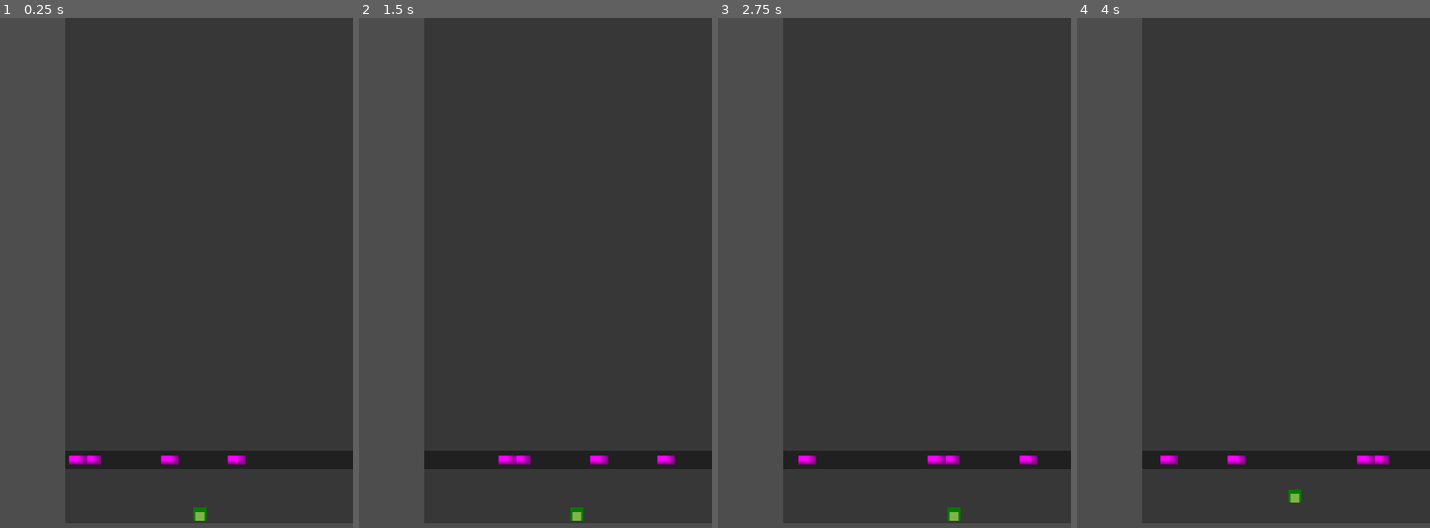
Above: before the commit, frames 1-4 (left to right).
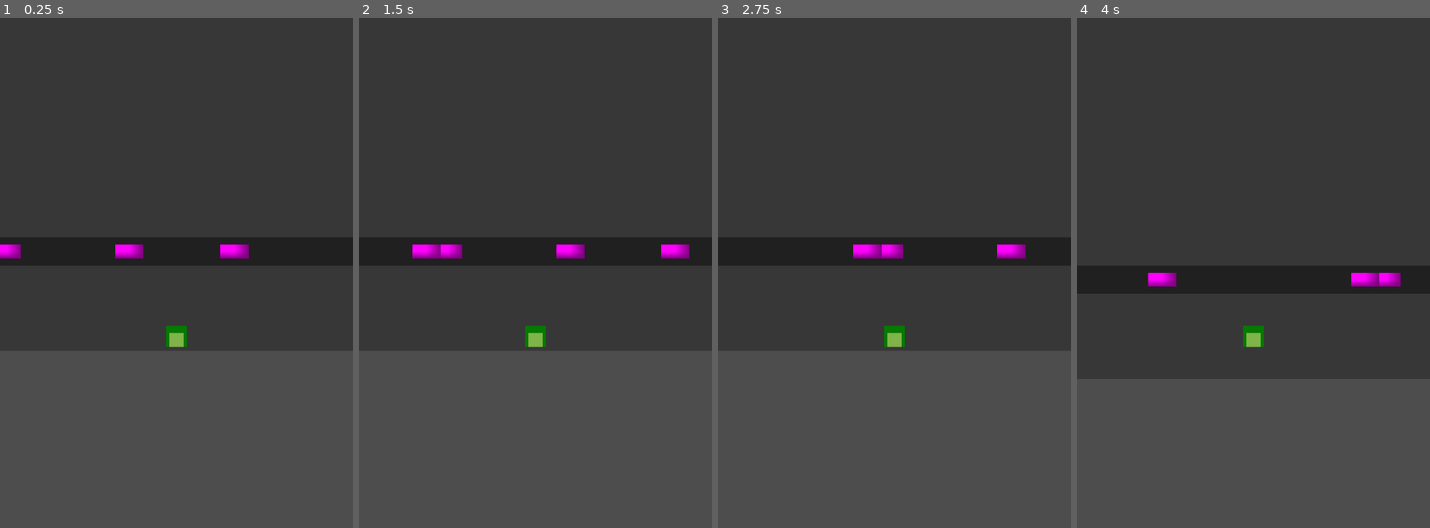
Above: after the commit, the same moments.

Repository: fredchien3/20-game-challenge
Game: Godot game, scene res://scenes/main.tscn
Same seed, same stepped clock (60 frames per second), same inputs: the game is played once before the commit and once after it.
Inputs:
- Up to frame 1 (0.25 s): no input
- Up to frame 2 (1.5 s): tap Enter at 0.5 s; hold Right (move_right) 0.53-1.28 s; tap Space at 1.25 s; hold S (move_down) from 1.28 s (still down)
- Up to frame 3 (2.75 s): tap Enter at 2 s; release S (move_down) at 2.03 s; hold Right (move_right) from 2.03 s (still down)
- Up to frame 4 (4 s): tap Space at 2.75 s; release Right (move_right) at 2.78 s; hold W (move_up) 2.78-3.53 s; tap Enter at 3.5 s; hold A (move_left) from 3.53 s (still down)

The runs differ from the first frame. In frame 1, 4.8% of the frame differs, in the area x 0-100%, y 42-99%; in frame 2, 5.1%; in frame 3, 5.0%; in frame 4, 5.0%.

Commit message:
Implement frog collision, death :(

Diff:
--- a/3--frogger/project.godot
+++ b/3--frogger/project.godot
@@ -47,3 +47,7 @@
 , Object(InputEventKey,"resource_local_to_scene":false,"resource_name":"","device":-1,"window_id":0,"alt_pressed":false …(186 unchanged characters)…
 ]
 }
+
+[layer_names]
+
+2d_physics/layer_1="frog"
--- a/3--frogger/scenes/camera.gd
+++ b/3--frogger/scenes/camera.gd
@@ -3,9 +3,10 @@
 
 # Called when the node enters the scene tree for the first time.
 func _ready() -> void:
-	limit_top = 0
-	limit_left = 0
-	var background = get_tree().get_first_node_in_group("background")
-	var background_size = background.get_rect().size
-	limit_right = background_size.x
-	limit_bottom = background_size.y
+	pass
+	#limit_top = 0
+	#limit_left = 0
+	#var background = get_tree().get_first_node_in_group("background")
+	#var background_size = background.get_rect().size
+	#limit_right = background_size.x
+	#limit_bottom = background_size.y
--- a/3--frogger/scenes/car.gd
+++ b/3--frogger/scenes/car.gd
@@ -1,10 +1,12 @@
-extends StaticBody2D
+extends Area2D
+
+signal frog_hit(frog)
 
 const SPEED = 200.0
 
 # Called when the node enters the scene tree for the first time.
 func _ready() -> void:
-	pass # Replace with function body.
+	add_to_group("cars")
 
 # Called every frame. 'delta' is the elapsed time since the previous frame.
 func _process(delta: float) -> void:
@@ -13,3 +15,6 @@
 	var background = get_tree().get_first_node_in_group("background")
 	if !Utils.in_bounds(position, background.get_rect().size):
 		position.x = 0
+
+func _on_body_entered(frog: Node2D) -> void:
+	frog_hit.emit(frog)
--- a/3--frogger/scenes/car.tscn
+++ b/3--frogger/scenes/car.tscn
@@ -7,7 +7,8 @@
 [sub_resource type="RectangleShape2D" id="RectangleShape2D_6c0se"]
 size = Vector2(64, 32)
 
-[node name="Car" type="StaticBody2D"]
+[node name="Car" type="Area2D"]
+collision_layer = 0
 script = ExtResource("1_c35m8")
 
 [node name="Sprite2D" type="Sprite2D" parent="."]
@@ -16,3 +17,5 @@
 
 [node name="CollisionShape2D" type="CollisionShape2D" parent="."]
 shape = SubResource("RectangleShape2D_6c0se")
+
+[connection signal="body_entered" from="." to="." method="_on_body_entered"]
--- a/3--frogger/scenes/frog.gd
+++ b/3--frogger/scenes/frog.gd
@@ -1,6 +1,11 @@
 extends CharacterBody2D
 
+var alive = true
+
 func _process(_delta: float) -> void:
+	if alive == false:
+		return
+
 	var new_pos = position
 	if Input.is_action_just_pressed("move_left"):
 		new_pos.x -= 64
@@ -14,3 +19,9 @@
 	var background = get_tree().get_first_node_in_group("background")
 	if Utils.in_bounds(new_pos, background.get_rect().size):
 		position = new_pos
+
+func die() -> void:
+	print("Ribbit... I'm dead")
+	alive = false
+	$ColorRect.color = "red"
+	$ColorRect/ColorRect2.color = "pink"
--- a/3--frogger/scenes/frog.tscn
+++ b/3--frogger/scenes/frog.tscn
@@ -16,11 +16,11 @@
 color = Color(0.0172149, 0.478145, 0, 1)
 metadata/_edit_use_anchors_ = true
 
-[node name="ColorRect2" type="ColorRect" parent="."]
-offset_left = 16.0
-offset_top = 24.0
-offset_right = 48.0
-offset_bottom = 56.0
+[node name="ColorRect2" type="ColorRect" parent="ColorRect"]
+offset_left = 8.0
+offset_top = 16.0
+offset_right = 40.0
+offset_bottom = 48.0
 color = Color(0.499838, 0.705425, 0.282951, 1)
 metadata/_edit_use_anchors_ = true
 
--- /dev/null
+++ b/3--frogger/scenes/main.gd
@@ -0,0 +1,15 @@
+extends Node2D
+
+
+# Called when the node enters the scene tree for the first time.
+func _ready() -> void:
+	for car in get_tree().get_nodes_in_group("cars"):
+		car.frog_hit.connect(_on_frog_hit)
+
+
+# Called every frame. 'delta' is the elapsed time since the previous frame.
+func _process(delta: float) -> void:
+	pass
+
+func _on_frog_hit(frog):
+	frog.die()
--- a/3--frogger/scenes/main.tscn
+++ b/3--frogger/scenes/main.tscn
@@ -1,11 +1,13 @@
-[gd_scene load_steps=5 format=3 uid="uid://d2xckpw4qhijp"]
+[gd_scene load_steps=6 format=3 uid="uid://d2xckpw4qhijp"]
 
 [ext_resource type="PackedScene" uid="uid://ca5tbgiharyx6" path="res://scenes/lane.tscn" id="1_0wfyh"]
 [ext_resource type="PackedScene" uid="uid://ivpxyjlfyggg" path="res://scenes/frog.tscn" id="1_o5qli"]
+[ext_resource type="Script" uid="uid://curn18o3prvno" path="res://scenes/main.gd" id="1_tbgi4"]
 [ext_resource type="PackedScene" uid="uid://bh40k1lvhdkpr" path="res://scenes/car.tscn" id="2_sugp2"]
 [ext_resource type="Script" uid="uid://d1eltcw8mc5jy" path="res://scenes/camera.gd" id="4_jyhfs"]
 
 [node name="Main" type="Node2D"]
+script = ExtResource("1_tbgi4")
 
 [node name="Map" type="Node2D" parent="."]
 
@@ -23,5 +25,5 @@
 
 [node name="Camera" type="Camera2D" parent="Map/Background/Frog"]
 position = Vector2(32, 32)
-zoom = Vector2(0.51, 0.51)
+zoom = Vector2(0.8, 0.8)
 script = ExtResource("4_jyhfs")
Not shown, added: 3--frogger/scenes/main.gd.uid
